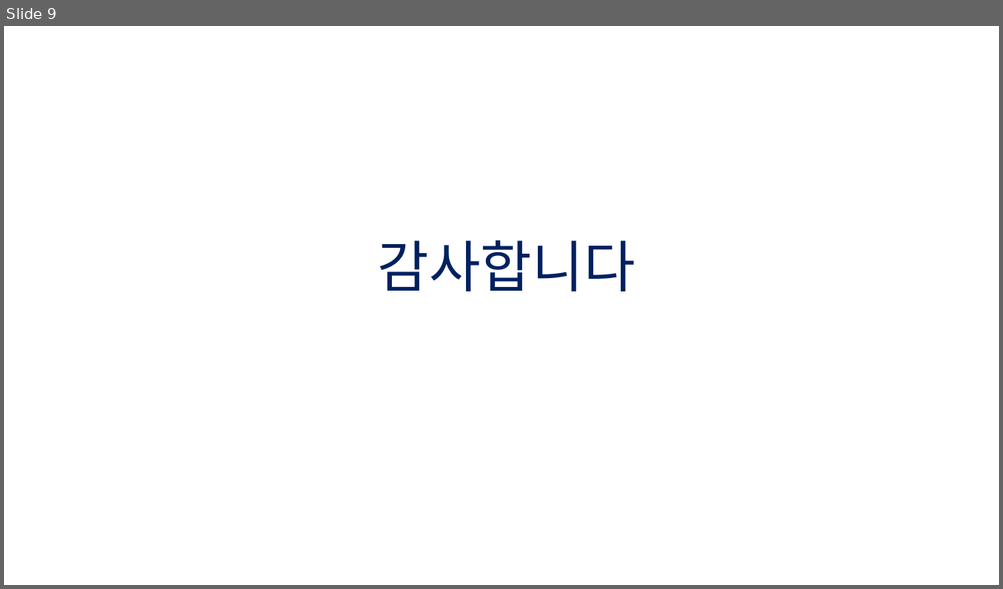
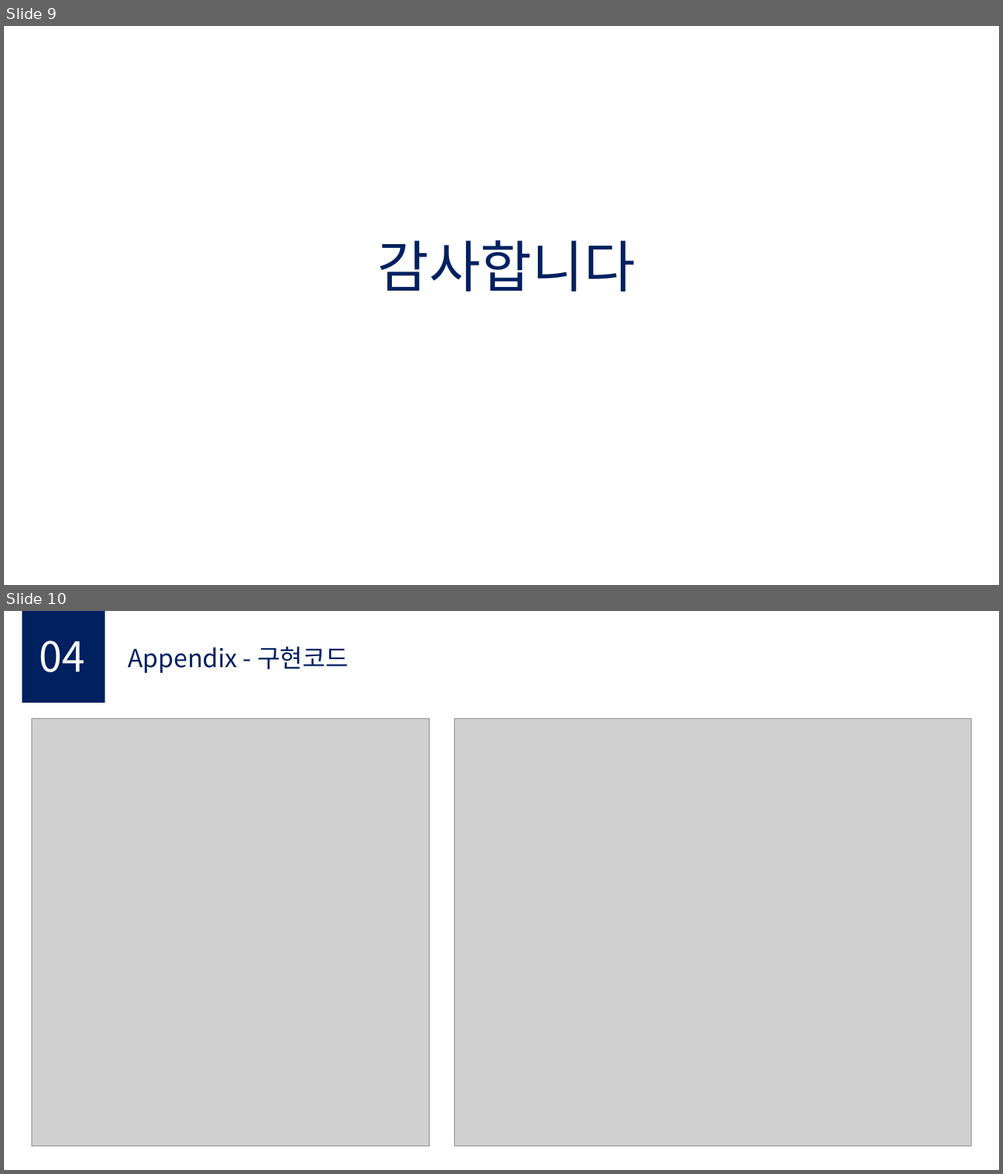
Before and after one commit to Cafelatte1/MyPortfolio, a slide deck: Competition/통계청_자연어 기반 인공지능 산업분류 자동화/presentation/통계청_자연어 기반 인공지능 산업분류 자동화.pptx. Shown one above the other, each under a label of ours: slide 9 before the commit, slides 9 and 10 after it. The pictures are 1003x589 and 1003x1174 pixels, drawn with LibreOffice and Linux fonts; fonts in the diff are those of the drawing; grey boxes stand for pictures. Boxes give left, top, right and bottom in pixels: in the first picture for what was removed or moved away, otherwise in the second. Text is boxed around its words. In the diff, an @@ line names an element or a change of style, - is before the commit and + after.

```diff
--- a/Competition/통계청_자연어 기반 인공지능 산업분류 자동화/presentation/통계청_자연어 기반 인공지능 산업분류 자동화.pptx
+++ b/Competition/통계청_자연어 기반 인공지능 산업분류 자동화/presentation/통계청_자연어 기반 인공지능 산업분류 자동화.pptx
@@ slide 10 added at box(4, 611, 999, 1170), background #FFFFFF @@
@@ rectangle added at box(22, 611, 105, 703), fill #002060 @@
@@ text added at box(40, 641, 85, 672), 40 pt, text #FFFFFF @@
+04
@@ text added at box(128, 647, 349, 673), 24 pt, text #002060 @@
+Appendix - 구현코드
@@ picture added at box(32, 719, 430, 1147) @@
@@ picture added at box(455, 719, 971, 1147) @@
```
Also in this commit, not shown: 2 other files.
